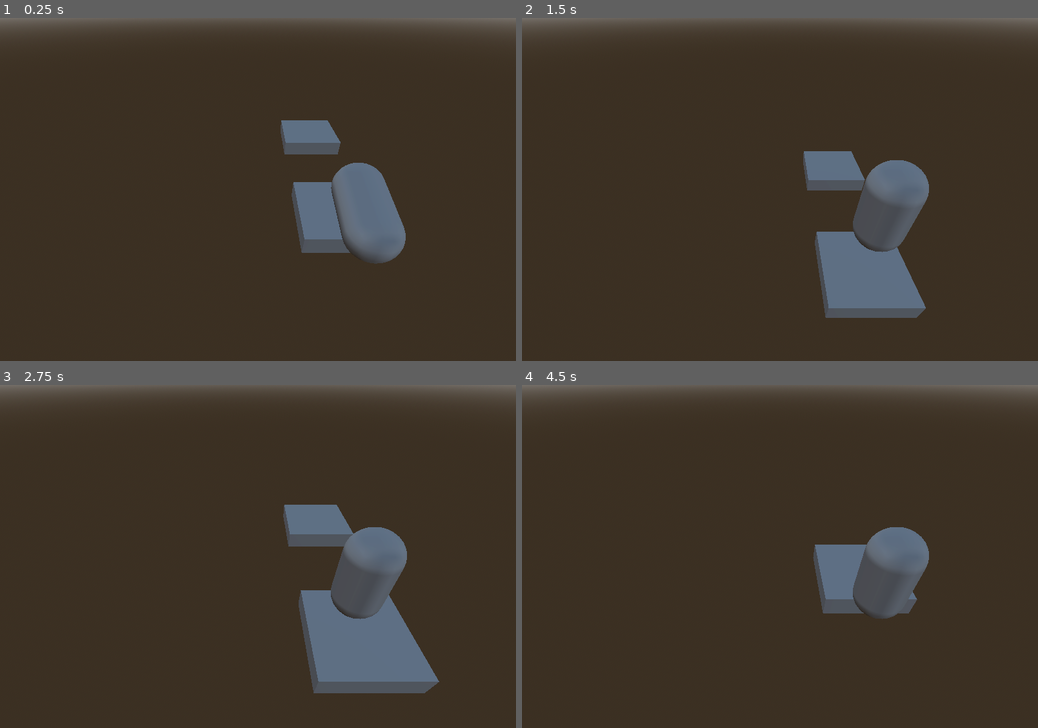
Above: before the commit, frames 1-4 (two rows, left to right).
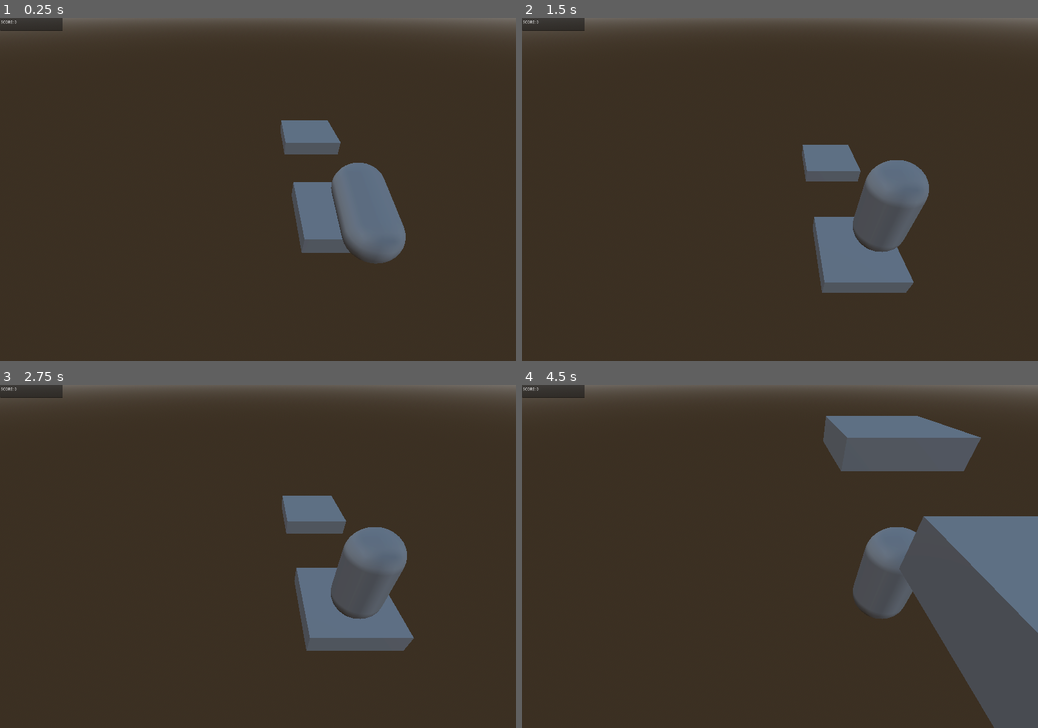
Above: after the commit, the same moments.

Repository: HoriaMitrica/Jumping-Game
Game: Godot game, scene res://Scenes/Level.tscn
Two runs of this game, one before a commit and one after it. Both use one fixed random seed, a clock stepped at 60 frames per second and the inputs below.
Inputs:
- Up to frame 1 (0.25 s): no input
- Up to frame 2 (1.5 s): tap Space (Jump) at 0.77 s
- Up to frame 3 (2.75 s): tap Space (Jump) at 1.52 s
- Up to frame 4 (4.5 s): tap Enter at 2.75 s; tap Space (Jump) at 3.02, 3.77 s

The runs differ from the first frame. In frame 1, 0.4% of the frame differs, in the area x 0-13%, y 0-4%; in frame 2, 3.5%; in frame 3, 5.8%; in frame 4, 18%, in the area x 0-100%, y 0-100%.
Error before the commit: Parse Error: Expected indented block after function declaration. (res://Scripts/PlatformArea3D.gd:14)

Commit message:
linked the platform combo with the score

Diff:
--- a/Jumping Game/Scenes/Level.tscn
+++ b/Jumping Game/Scenes/Level.tscn
@@ -1,8 +1,9 @@
-[gd_scene load_steps=7 format=3 uid="uid://dfctkuvtteqfe"]
+[gd_scene load_steps=8 format=3 uid="uid://dfctkuvtteqfe"]
 
 [ext_resource type="PackedScene" uid="uid://d2jlaayjvpfkr" path="res://Scenes/Platform.tscn" id="1_kx4tm"]
 [ext_resource type="Script" path="res://Scripts/Level.gd" id="1_p8jcs"]
 [ext_resource type="PackedScene" uid="uid://cabthe0o86rql" path="res://Scenes/Player.tscn" id="2_fl2lm"]
+[ext_resource type="PackedScene" uid="uid://bfg87wv0640wn" path="res://Scenes/canvas_layer.tscn" id="2_lml30"]
 
 [sub_resource type="ProceduralSkyMaterial" id="ProceduralSkyMaterial_17b3y"]
 sky_horizon_color = Color(0.64625, 0.65575, 0.67075, 1)
@@ -24,6 +25,8 @@
 [node name="WorldEnvironment" type="WorldEnvironment" parent="."]
 environment = SubResource("Environment_q0tkj")
 
+[node name="CanvasLayer" parent="." instance=ExtResource("2_lml30")]
+
 [node name="Player" parent="." groups=["Player"] instance=ExtResource("2_fl2lm")]
 transform = Transform3D(1, 0, 0, 0, 1, 0, 0, 0, 1, 0.000472784, 1.4311, -0.000179708)
 
@@ -32,3 +35,5 @@
 
 [node name="Platform2" parent="." instance=ExtResource("1_kx4tm")]
 transform = Transform3D(1, 0, 0, 0, 1, 0, 0, 0, 1, 0, 0, 5.32157)
+
+[connection signal="score_changed" from="." to="CanvasLayer" method="_on_level_score_changed"]
--- a/Jumping Game/Scenes/Player.tscn
+++ b/Jumping Game/Scenes/Player.tscn
@@ -1,6 +1,21 @@
 [gd_scene load_steps=8 format=3 uid="uid://cabthe0o86rql"]
 
 [ext_resource type="Script" path="res://Scripts/Player.gd" id="1_jvcy6"]
+
+[sub_resource type="Animation" id="Animation_y2ob6"]
+length = 0.001
+tracks/0/type = "value"
+tracks/0/imported = false
+tracks/0/enabled = true
+tracks/0/path = NodePath("../../MeshInstance3D:rotation")
+tracks/0/interp = 1
+tracks/0/loop_wrap = true
+tracks/0/keys = {
+"times": PackedFloat32Array(0),
+"transitions": PackedFloat32Array(1),
+"update": 0,
+"values": [Vector3(-6.28319, 0, 0)]
+}
 
 [sub_resource type="Animation" id="Animation_n0cu7"]
 resource_name = "Spin"
@@ -15,21 +30,6 @@
 "transitions": PackedFloat32Array(1, 1, 1, 1, 1),
 "update": 0,
 "values": [Vector3(0, 0, 0), Vector3(-1.5708, 0, 0), Vector3(-3.14159, 0, 0), Vector3(-4.71239, 0, 0), Vector3(-6.28319, 0, 0)]
-}
-
-[sub_resource type="Animation" id="Animation_y2ob6"]
-length = 0.001
-tracks/0/type = "value"
-tracks/0/imported = false
-tracks/0/enabled = true
-tracks/0/path = NodePath("../../MeshInstance3D:rotation")
-tracks/0/interp = 1
-tracks/0/loop_wrap = true
-tracks/0/keys = {
-"times": PackedFloat32Array(0),
-"transitions": PackedFloat32Array(1),
-"update": 0,
-"values": [Vector3(-6.28319, 0, 0)]
 }
 
 [sub_resource type="Animation" id="Animation_ix0e0"]
@@ -59,7 +59,7 @@
 }
 
 [node name="MeshInstance3D" type="MeshInstance3D" parent="."]
-transform = Transform3D(1, 0, 0, 0, 1, 1.74846e-07, 0, -1.74846e-07, 1, 0, 0, 0)
+transform = Transform3D(1, 0, 0, 0, 1, 4.46638e-06, 0, -4.46638e-06, 1, 0, 0, 0)
 mesh = SubResource("CapsuleMesh_pxyom")
 
 [node name="CollisionShape3D" type="CollisionShape3D" parent="."]
--- /dev/null
+++ b/Jumping Game/Scenes/canvas_layer.tscn
@@ -0,0 +1,11 @@
+[gd_scene load_steps=2 format=3 uid="uid://bfg87wv0640wn"]
+
+[ext_resource type="Script" path="res://Scripts/canvas_layer.gd" id="1_gkgvv"]
+
+[node name="CanvasLayer" type="CanvasLayer"]
+script = ExtResource("1_gkgvv")
+
+[node name="ScoreText" type="TextEdit" parent="."]
+offset_right = 274.0
+offset_bottom = 56.0
+text = "SCORE: 0"
--- a/Jumping Game/Scripts/Level.gd
+++ b/Jumping Game/Scripts/Level.gd
@@ -1,13 +1,18 @@
 extends Node3D
 
+signal score_changed(new_score:int)
 var Score:int=0
+var platform
 # Called when the node enters the scene tree for the first time.
 func _ready():
-	pass # Replace with function body.
+	platform = get_node("Platform2/Area3D")
+	#get_tree().platform.connect("platform_event", self, "_on_platform_event")
+	platform.platform_event.connect(_on_platform_event)
 
-func _increaseScore(score:int)
+func _on_platform_event():
+	print("Platform event received with value:")
+	_increaseScore(2)
+
+func _increaseScore(score:int):
 	Score+=score
-
-# Called every frame. 'delta' is the elapsed time since the previous frame.
-func _process(delta):
-	pass
+	emit_signal("score_changed",score)
--- a/Jumping Game/Scripts/Platform.gd
+++ b/Jumping Game/Scripts/Platform.gd
@@ -1,11 +1,12 @@
 extends Node3D
-
 
 # Called when the node enters the scene tree for the first time.
 func _ready():
 	pass # Replace with function body.
 
-
-# Called every frame. 'delta' is the elapsed time since the previous frame.
 func _process(delta):
 	pass
+
+
+func _on_level_connect_platform_to_score():
+	pass # Replace with function body.
--- a/Jumping Game/Scripts/PlatformArea3D.gd
+++ b/Jumping Game/Scripts/PlatformArea3D.gd
@@ -1,6 +1,7 @@
 extends Area3D
 
-
+signal platform_event
+var Combo:bool=false
 # Called when the node enters the scene tree for the first time.
 func _ready():
 	pass
@@ -8,7 +9,10 @@
 func _physics_process(delta):
 	var overlapping_bodies = get_overlapping_bodies()
 	for body in overlapping_bodies:
-		if body.is_in_group("Player"):
+		if body.is_in_group("Player") && Combo==false:
 			_on_player_entered_platform()
 
 func _on_player_entered_platform():
+	print ("Combo")
+	Combo=true;
+	emit_signal("platform_event")
--- a/Jumping Game/Scripts/Player.gd
+++ b/Jumping Game/Scripts/Player.gd
@@ -1,7 +1,7 @@
 extends CharacterBody3D
 
 
-const MIN_SPEED = 1.0
+const MIN_SPEED = 0.1
 const MAX_SPEED=10.0
 const JUMP_VELOCITY = 4.5
 
--- /dev/null
+++ b/Jumping Game/Scripts/StaticBody3D.gd
@@ -0,0 +1 @@
+extends StaticBody3D
--- /dev/null
+++ b/Jumping Game/Scripts/canvas_layer.gd
@@ -0,0 +1,5 @@
+extends CanvasLayer
+
+
+func _on_level_score_changed(new_score):
+	$ScoreText.text="SCORE: "+str(new_score)
